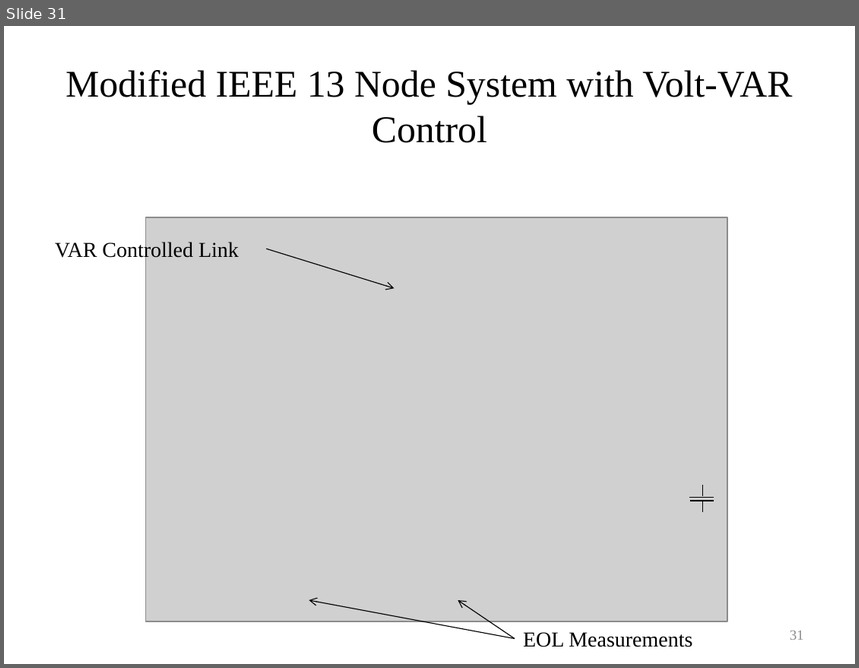
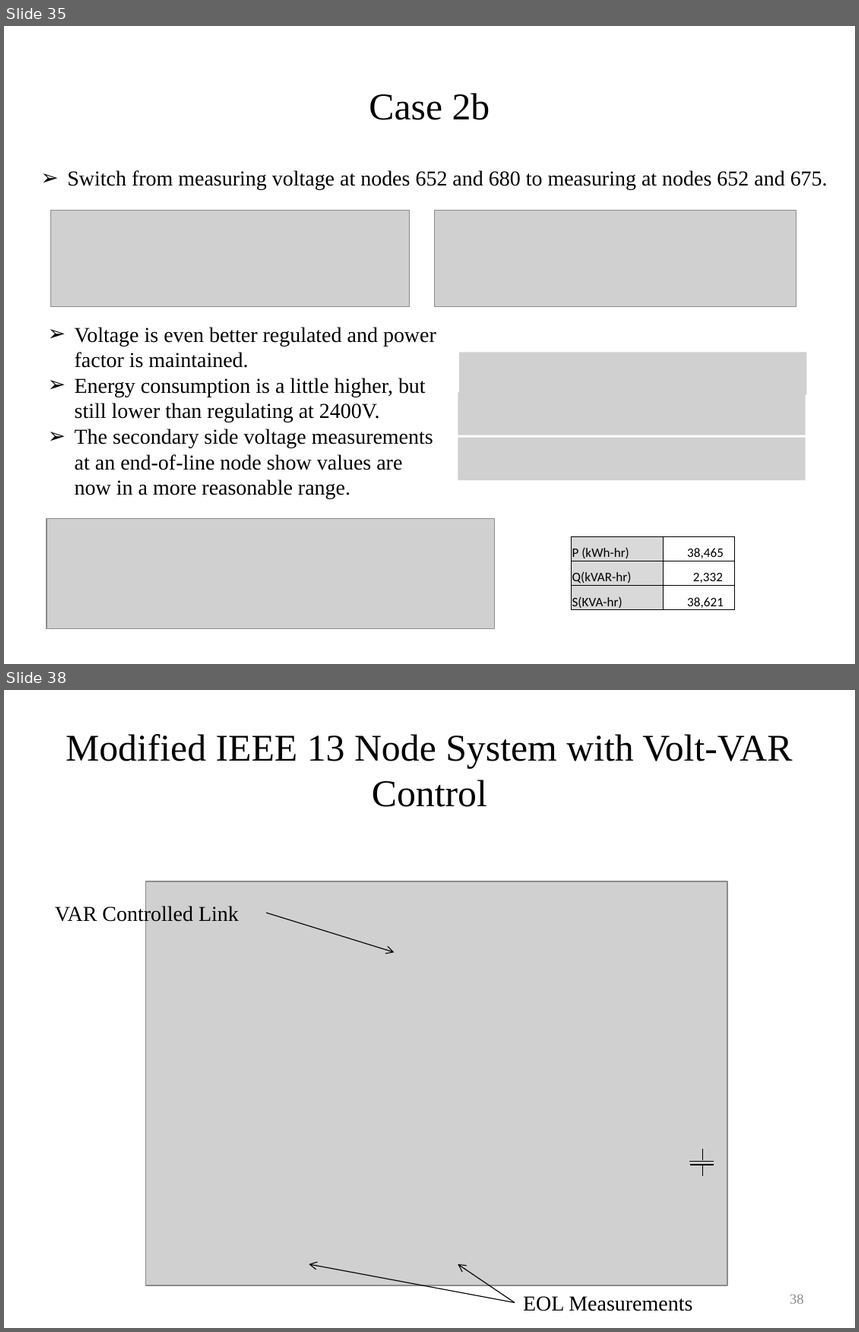
Before and after one commit to gridlab-d/course, a slide deck: University of Washington Class/Module 6 - Volt-VAR optimization.pptx. Shown one above the other, each under a label of ours: slide 31 before the commit, slides 35 and 38 after it; the slides between them are not shown. The pictures are 859x668 and 859x1332 pixels, drawn with LibreOffice and Linux fonts; fonts in the diff are those of the drawing; grey boxes stand for pictures. Boxes give left, top, right and bottom in pixels: in the first picture for what was removed or moved away, otherwise in the second. Text is boxed around its words. In the diff, an @@ line names an element or a change of style, - is before the commit and + after.

```diff
--- a/University of Washington Class/Module 6 - Volt-VAR optimization.pptx
+++ b/University of Washington Class/Module 6 - Volt-VAR optimization.pptx
@@ slide 35 added at [4, 26, 855, 664], background #FFFFFF @@
@@ title added at [369, 93, 490, 120], 32 pt, text #000000 @@
+Case 2b
@@ text added at [67, 170, 828, 190], 18 pt, text #000000 @@
+➢ Switch from measuring voltage at nodes 652 and 680 to measuring at nodes 652 and 675.
@@ picture added at [51, 211, 410, 307] @@
@@ picture added at [435, 211, 797, 307] @@
@@ text added at [75, 327, 436, 499], 18 pt, text #000000 @@
+➢ Voltage is even better regulated and power factor is maintained.
+➢ Energy consumption is a little higher, but still lower than regulating at 2400V.
+➢ The secondary side voltage measurements at an end-of-line node show values are now in a more reasonable range.
@@ picture added at [459, 352, 807, 395] @@
@@ picture added at [458, 393, 805, 436] @@
@@ picture added at [458, 438, 805, 480] @@
@@ picture added at [47, 518, 494, 629] @@
@@ table added at [572, 537, 735, 613], 3 rows, 2 columns @@
+P (kWh-hr) | 38,465
+Q(kVAR-hr) | 2,332
+S(KVA-hr) | 38,621
@@ what was slide 31 is now slide 38 @@
@@ page number at [790, 1294, 804, 1304]: text changed @@
-31
+38
```
Also in this commit, not shown: 6 other slides added.
